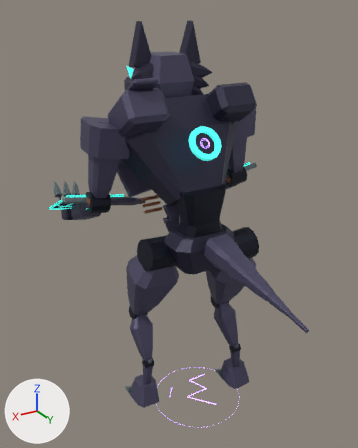
Renders of the glTF model public/assets/models/combat/m05.glb from each side of a commit.
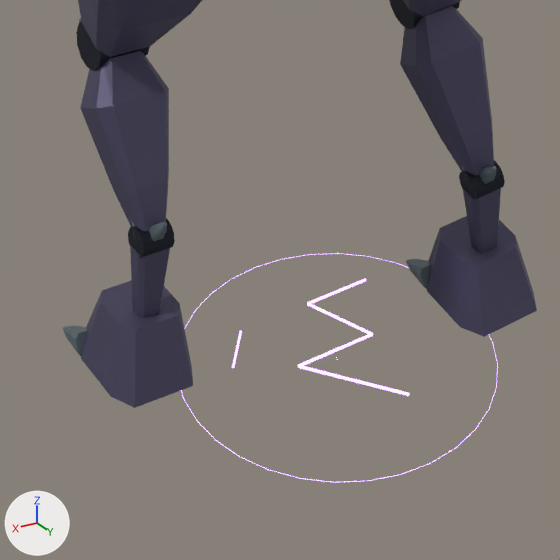
The first picture shows the older version from a 50 mm lens placed at (3.42, 5.15, 5.59), pointed at (-0.07, -0.67, 2.68). The close-ups show the older and then the newer version on the part from 30% to 71% of the width and 67% to 100% of the height of that picture. Only the edits that show in the close-ups are written down. The lights are fixed; the arrows at lower left show +X, +Y and +Z. Where no turn or scale is listed for an object, it has been applied to the vertices. Vertices at exactly the same position are counted once.

In view in the first close-up: 'Export_ankle_l_armor', 'Export_ankle_l_dark', 'Export_ankle_r_armor', 'Export_ankle_r_dark', 'Export_fx_atk_field_tell_fx_accent', 'Export_hip_l_armor', 'Export_knee_l_armor', 'Export_knee_l_dark', 'Export_knee_r_armor', 'Export_toe_l_armor', 'Export_toe_r_armor' and 6 more.
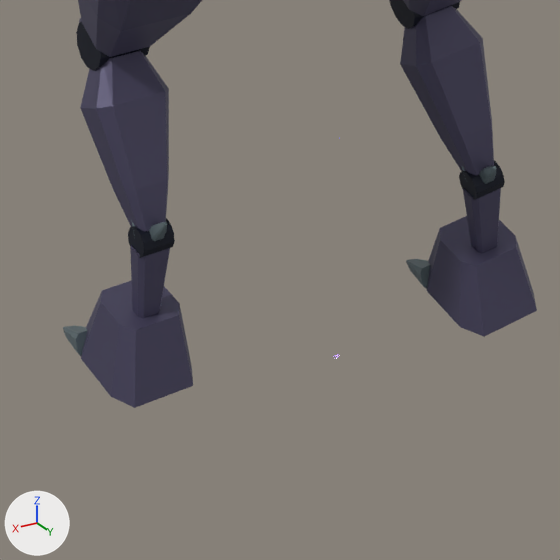
ob_fx_atk_field_tell is not drawn itself; it is the parent of ob_export_fx_atk_field_tell_fx_accent.

Pixel boxes (x1, y1, x2, y2) of what changed, in the close-ups (560 x 560 px):
'Export_fx_atk_field_tell_fx_accent', reshaped, rescaled (not visible afterwards): before (181, 253, 498, 483)

Patch to the scene script:
```diff
--- a/public/assets/models/combat/m05.glb.py
+++ b/public/assets/models/combat/m05.glb.py
@@ me_export_fx_atk_field_tell_fx_accent @@
 # used by ob_export_fx_atk_field_tell_fx_accent; parent = ob_fx_atk_field_tell; location = (0.0, 0.0, 0.0)
-me_export_fx_atk_field_tell_fx_accent.from_pydata(...)  # 168 vertices, 316 faces; spans x -0.93..0.93, y -0.93..0.93, z 0.0..0.03
+me_export_fx_atk_field_tell_fx_accent.from_pydata(...)  # 72 vertices, 48 faces; spans x -0.55..0.55, y -0.29..0.29, z 0.56..0.57
+# me_export_fx_atk_field_tell_fx_accent part 1: the whole mesh is rebuilt
 me_export_fx_atk_field_tell_fx_accent.materials.append(mat_fx_accent)
@@ ob_fx_atk_field_tell @@
 ob_fx_atk_field_tell.location = (0.0, 0.0, 0.0)
-ob_fx_atk_field_tell.scale = (0.719, 0.719, 0.719)
+ob_fx_atk_field_tell.scale = (0.0237, 0.0237, 0.0237)
```
